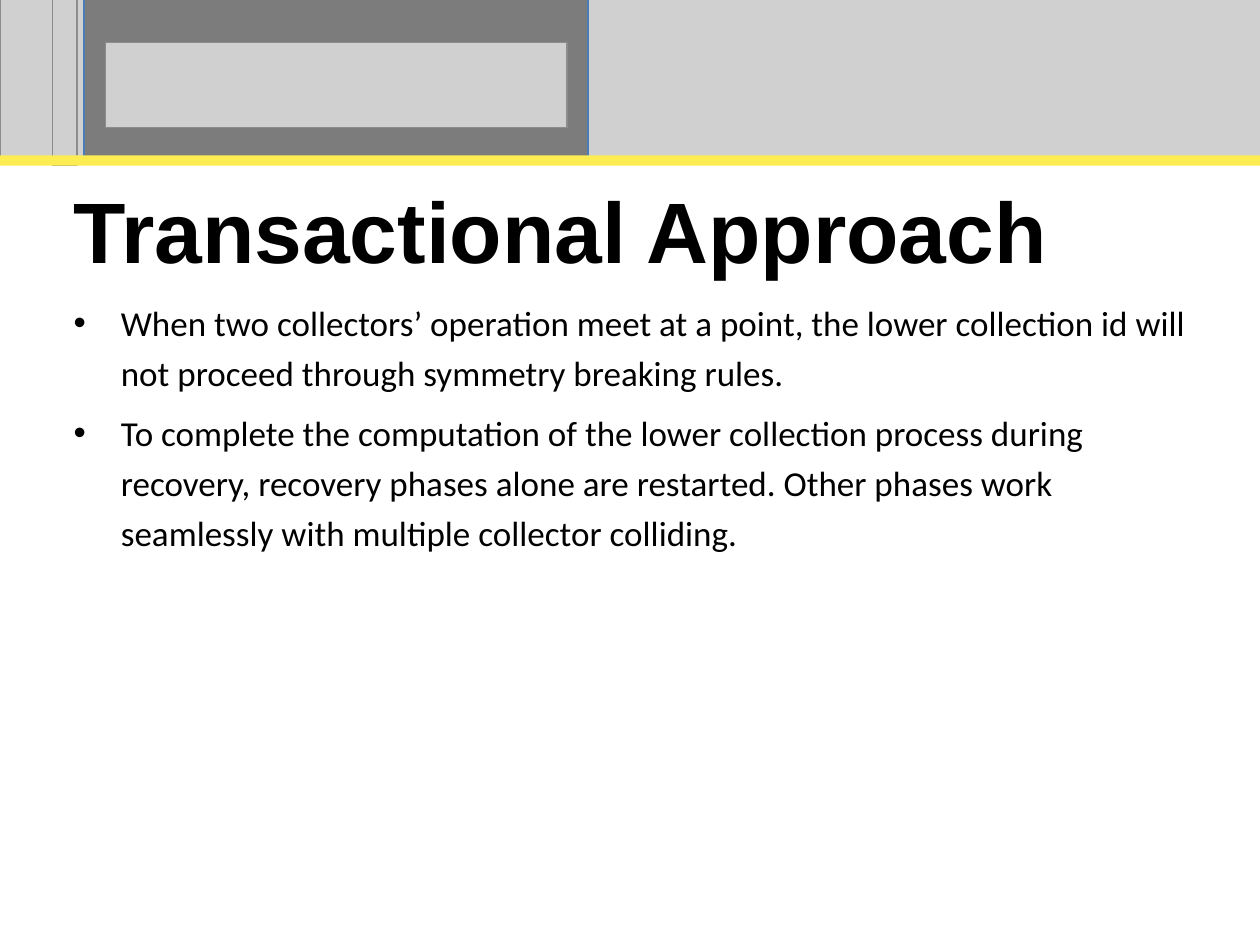
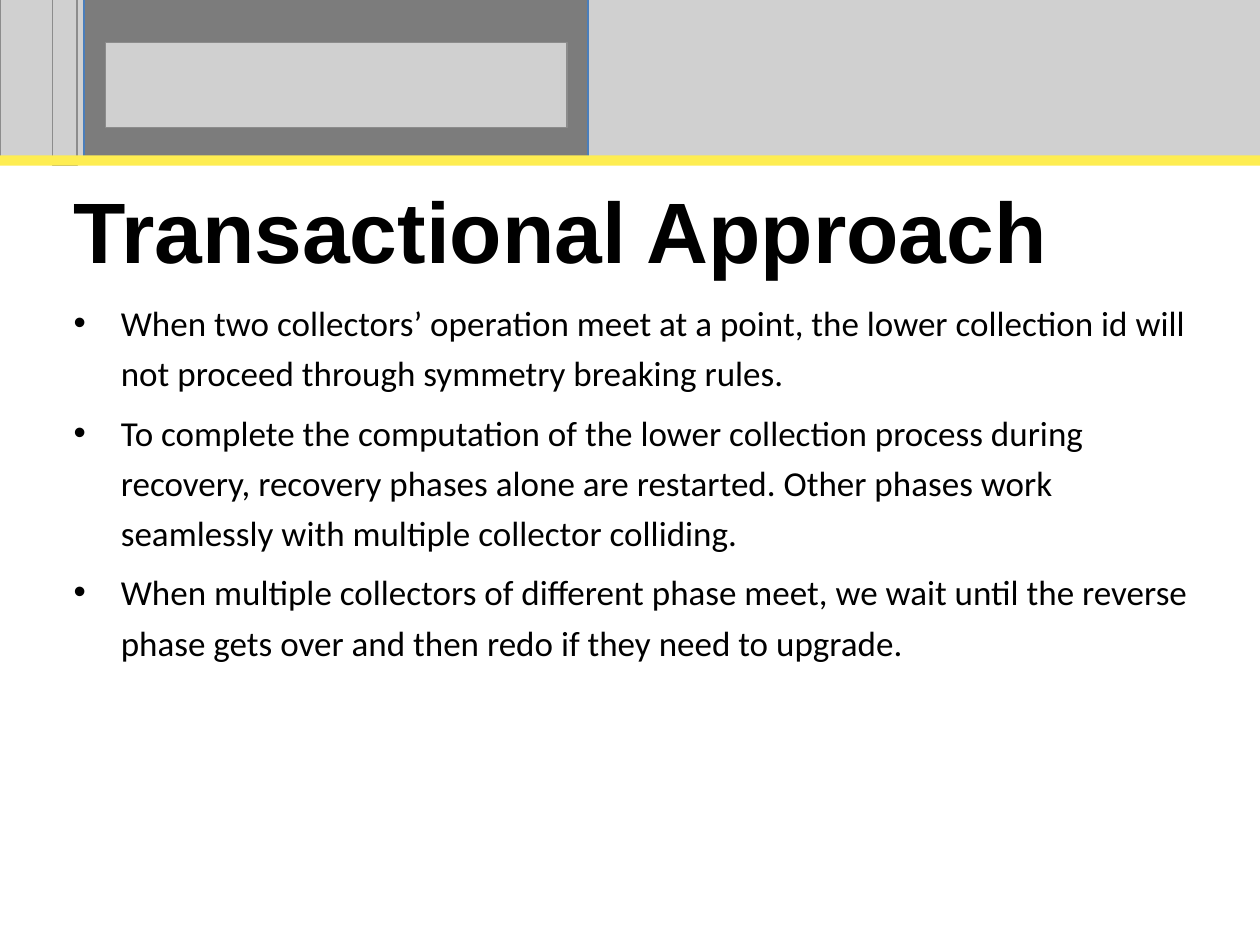
Before and after one commit to perpetualcoder/thesis, a slide deck: slide 73 of thesisppt/defense.ppt (slide 68 before the commit). Drawn at 1260x945 pixels with LibreOffice and Linux fonts; fonts in the diff are those of the drawing; grey boxes stand for pictures. Boxes give left, top, right and bottom in pixels: in the first picture for what was removed or moved away, otherwise in the second. Text is boxed around its words. In the diff, an @@ line names an element or a change of style, - is before the commit and + after.

```diff
--- a/thesisppt/defense.ppt
+++ b/thesisppt/defense.ppt
@@ subtitle at (x1=121, y1=580, x2=1187, y2=662): paragraph added @@
+• When multiple collectors of different phase meet, we wait until the reverse phase gets over and then redo if they need to upgrade.
```
Also in this commit, not shown: 15 other slides changed, 9 slides added, 2 slides removed, 18 other files.
